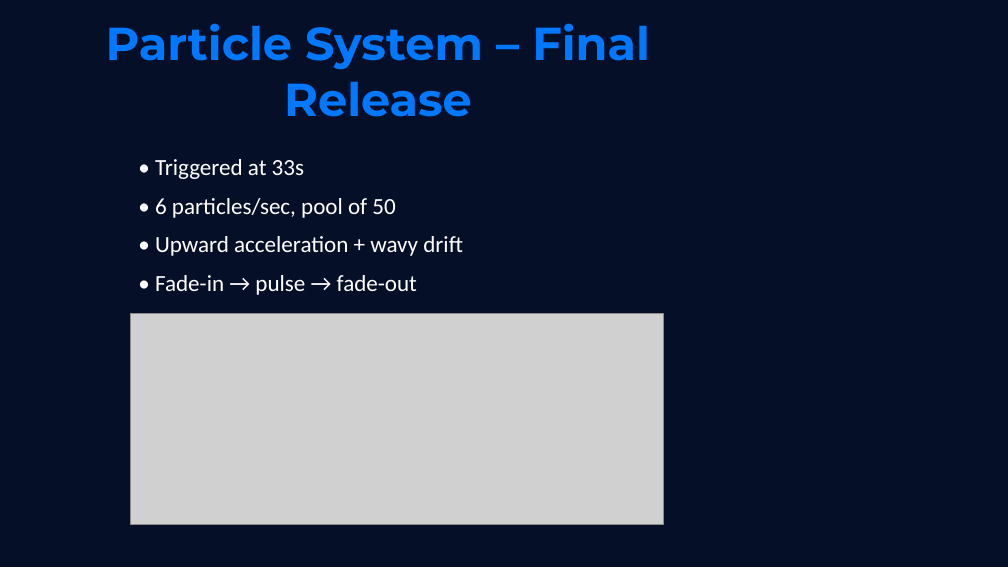
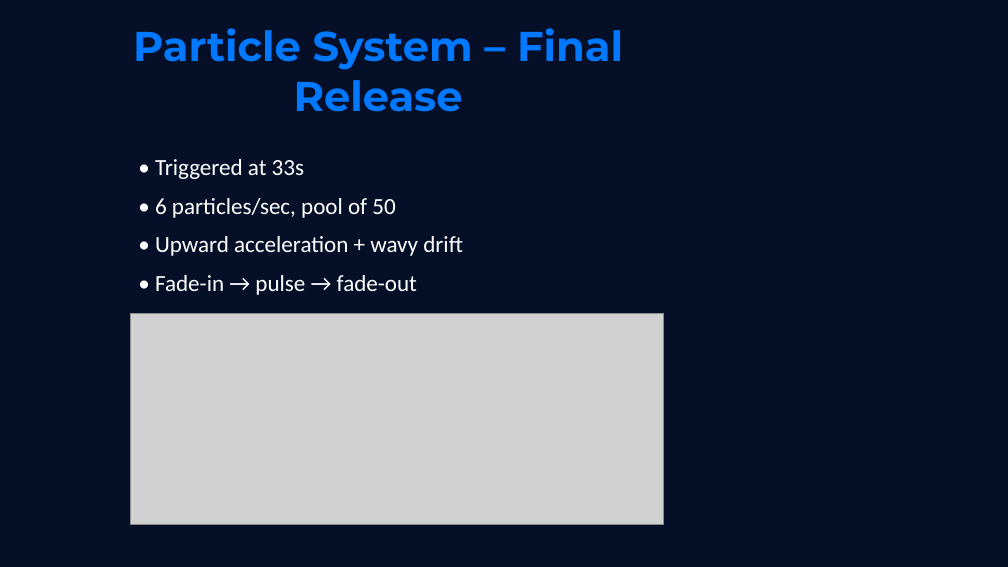
Before and after one commit to Morphex-Mo/COMP4422-Computer-Graphics-Proj, a slide deck: slide 11 of Star_Collector_Presentation_Perfect_16pages.pptx. Drawn at 1008x567 pixels with LibreOffice and Linux fonts; fonts in the diff are those of the drawing; grey boxes stand for pictures. Boxes give left, top, right and bottom in pixels: in the first picture for what was removed or moved away, otherwise in the second. Text is boxed around its words. In the diff, an @@ line names an element or a change of style, - is before the commit and + after.

```diff
--- a/Star_Collector_Presentation_Perfect_16pages.pptx
+++ b/Star_Collector_Presentation_Perfect_16pages.pptx
@@ title "Particle System – Final Release" at (133, 28, 623, 112): size 44 to 39.6 pt @@
```
Also in this commit, not shown: 6 other slides changed.
